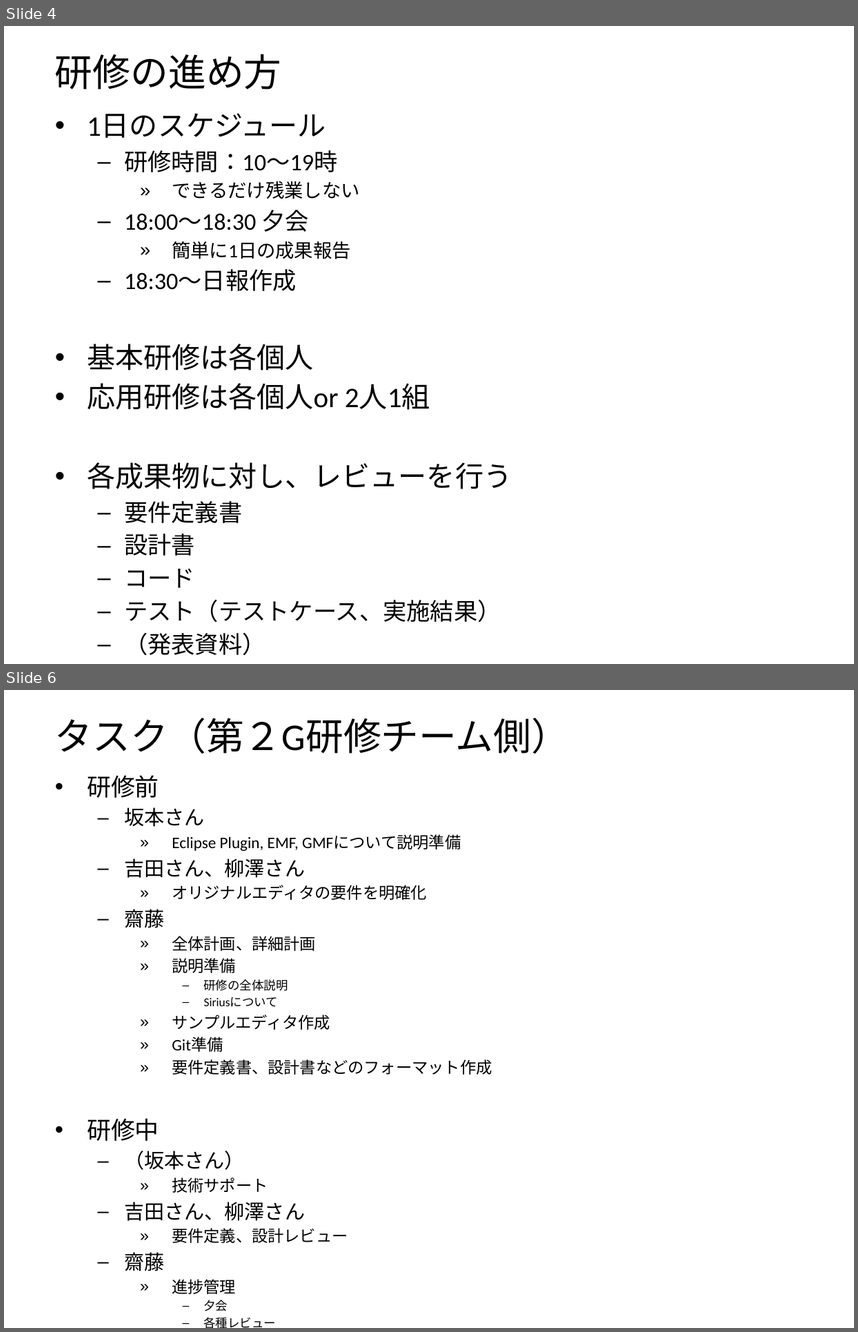
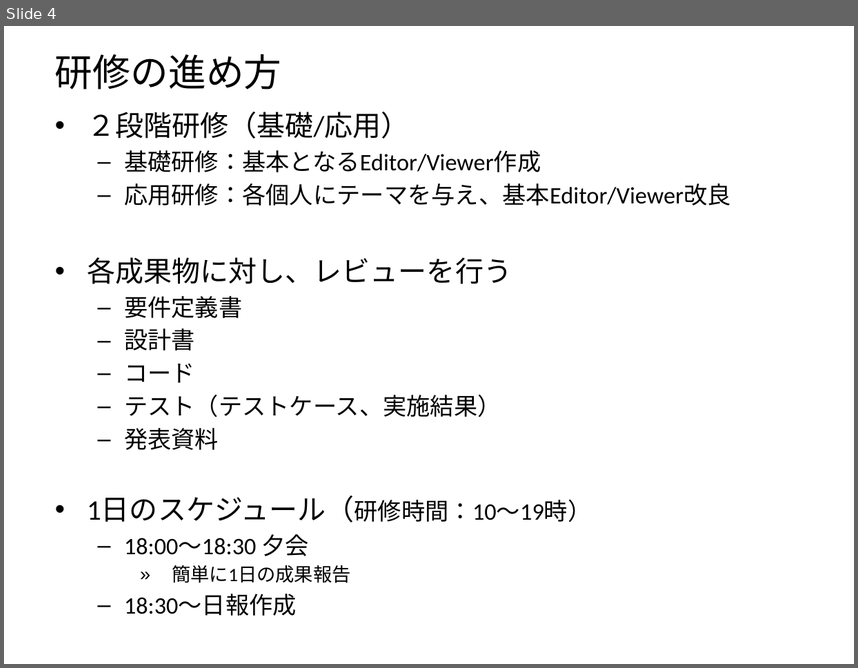
Before and after one commit to N-Saito/Training, a slide deck: 新人研修.pptx. Shown one above the other, each under a label of ours: slides 4 and 6 before the commit, slide 4 after it; the slides between them are not shown. The pictures are 858x1332 and 858x668 pixels, drawn with LibreOffice and Linux fonts; fonts in the diff are those of the drawing. Boxes give left, top, right and bottom in pixels: in the first picture for what was removed or moved away, otherwise in the second. Text is boxed around its words. In the diff, an @@ line names an element or a change of style, - is before the commit and + after.

```diff
--- a/新人研修.pptx
+++ b/新人研修.pptx
@@ slide 6 removed at (x1=4, y1=690, x2=854, y2=1328), background #FFFFFF @@
@@ title removed at (x1=55, y1=718, x2=569, y2=753) @@
-タスク（第２G研修チーム側）
@@ text removed at (x1=87, y1=775, x2=492, y2=1311) @@
-• 研修前
-  – 坂本さん
-    » Eclipse Plugin, EMF, GMFについて説明準備
-  – 吉田さん、柳澤さん
-    » オリジナルエディタの要件を明確化
-  – 齋藤
-    » 全体計画、詳細計画
-    » 説明準備
-      – 研修の全体説明
-      – Siriusについて
-    » サンプルエディタ作成
-    » Git準備
-    » 要件定義書、設計書などのフォーマット作成
-• 研修中
-  – （坂本さん）
-    » 技術サポート
-  – 吉田さん、柳澤さん
-    » 要件定義、設計レビュー
-  – 齋藤
-    » 進捗管理
-      – 夕会
-      – 各種レビュー
-    » 全般サポート
@@ slide 4 changed as well @@
@@ text at (x1=87, y1=112, x2=731, y2=205): text changed @@
-• 1日のスケジュール
-  – 研修時間：10～19時
-    » できるだけ残業しない
-  – 18:00～18:30 夕会
-    » 簡単に1日の成果報告
-  – 18:30～日報作成
-• 基本研修は各個人
-• 応用研修は各個人or 2人1組
+• ２段階研修（基礎/応用）
+  – 基礎研修：基本となるEditor/Viewer作成
+  – 応用研修：各個人にテーマを与え、基本Editor/Viewer改良
@@ text at (x1=87, y1=428, x2=592, y2=615): text changed @@
-  – （発表資料）
+  – 発表資料
+• 1日のスケジュール（研修時間：10～19時）
+  – 18:00～18:30 夕会
+    » 簡単に1日の成果報告
+  – 18:30～日報作成
```
Also in this commit, not shown: 6 other slides changed, 2 other slides removed.
